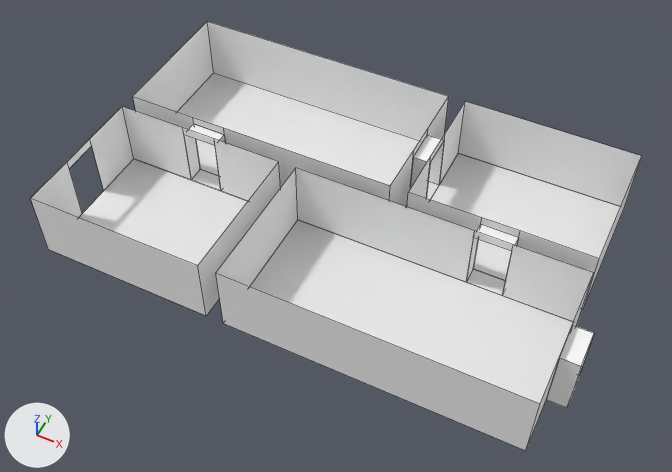
A saved change to the Blender file blender/moma-gallery.blend.
Both versions are drawn from a 50 mm camera at (28.7, -30.6, 38.1) aimed at (13.8, -0.9, 0.9). Lighting does not change. The marker at lower left points along +X, +Y and +Z. Mesh edges are drawn as thin lines.
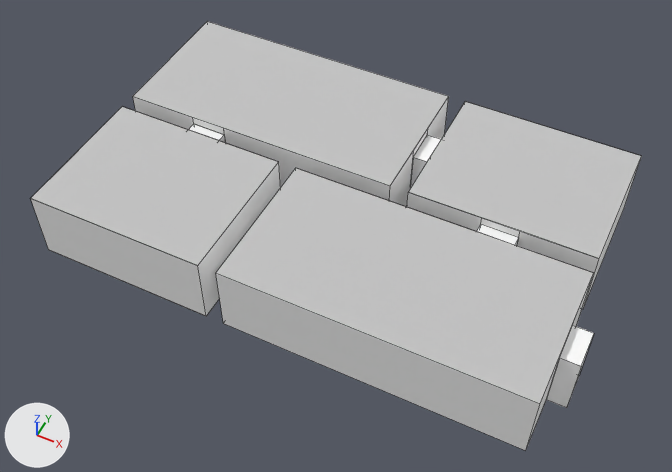
Boxes (x1, y1, x2, y2) around the edits, measured in the pictures (672 x 472 px):
'Ceiling-01-col', shown
    after: (216, 168, 593, 404)
'Ceiling-03-col', shown
    after: (133, 21, 448, 186)
'Ceiling-04-col', shown
    after: (31, 107, 278, 266)
'Ceiling-02-col', shown
    after: (409, 101, 641, 259)
'Wall-03-north-col', surface changed
    both: (207, 21, 431, 141)
'Wall-02-north-col', surface changed
    both: (458, 101, 641, 207)
'Wall-01-north-1-col', surface changed
    both: (296, 168, 475, 282)
'Wall-01-north-2-col', surface changed
    both: (502, 245, 593, 322)
'Wall-01-west-col', surface changed
    both: (216, 168, 298, 287)
'Wall-03-west-col', surface changed
    both: (135, 22, 214, 112)
'Wall-04-north-2-col', surface changed
    both: (123, 107, 191, 180)
'Wall-04-north-1-col', surface changed
    both: (214, 139, 278, 201)
'Wall-04-west-1-col', surface changed
    both: (90, 107, 134, 190)
'Wall-04-west-2-col', surface changed
    both: (31, 162, 82, 218)
'Wall-02-west-2-col', surface changed
    both: (439, 102, 465, 185)
'Wall-02-west-1-col', surface changed
    both: (409, 157, 431, 198)
'Passage-top.011-col', surface changed
    both: (474, 231, 513, 251)
'Passage-top.036-col', surface changed
    both: (67, 139, 92, 168)
'Passage-top.033-col', surface changed
    both: (183, 128, 215, 146)
'Passage-top.016-col', surface changed
    both: (430, 134, 445, 162)
'Passage-entrance-top-col', surface changed
    both: (561, 322, 574, 353)
'Floor-01-col', unchanged, covered by the edit
    before: (250, 220, 573, 404)
'Floor-03-col', unchanged, covered by the edit
    before: (178, 73, 419, 186)
'Floor-02-col', unchanged, covered by the edit
    before: (431, 153, 620, 281)
'Floor-04-col', unchanged, covered by the edit
    before: (79, 159, 248, 279)

What the commit changed:
In material 'Wall' (mat_wall), metallic goes from 0.5 to 0.0.
In material 'Wall' (mat_wall), roughness goes from 1.0 to 0.5.
Material 'Ceiling' (mat_ceiling) is new.
Its base color is (0.8, 0.8, 0.8) (white #e7e7e7).
Its metallic is 1.0.
Its roughness is 1.0.
me_plane_041 has 4 vertices, 1 face and spans x -8.0..8.0, y -5.0..3.0, z 0.0.
me_plane_041 no longer uses material mat_wall (white #ffffff).
me_plane_041 now uses material mat_ceiling (white #e7e7e7).
me_plane_042 has 4 vertices, 1 face and spans x -2.0..8.0, y -5.0..3.0, z 0.0.
me_plane_042 no longer uses material mat_wall (white #ffffff).
me_plane_042 now uses material mat_ceiling (white #e7e7e7).
me_plane_043 has 4 vertices, 1 face and spans x -8.0..8.0, y -5.0..3.0, z 0.0.
me_plane_043 no longer uses material mat_wall (white #ffffff).
me_plane_043 now uses material mat_ceiling (white #e7e7e7).
me_plane_044 has 4 vertices, 1 face and spans x -2.0..8.0, y -5.0..3.0, z 0.0.
me_plane_044 no longer uses material mat_wall (white #ffffff).
me_plane_044 now uses material mat_ceiling (white #e7e7e7).
Object 'Ceiling-01-col' (ob_ceiling_01_col) is now shown.
Object 'Ceiling-02-col' (ob_ceiling_02_col) is now shown.
Object 'Ceiling-03-col' (ob_ceiling_03_col) is now shown.
Object 'Ceiling-04-col' (ob_ceiling_04_col) is now shown.
